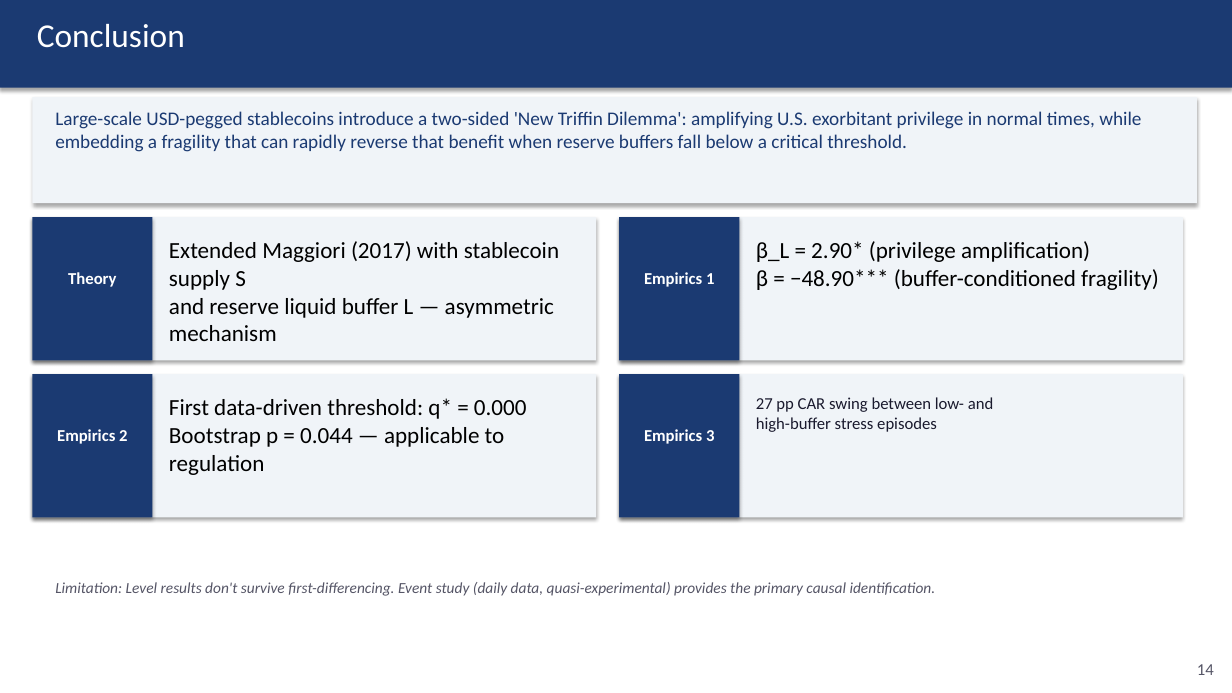
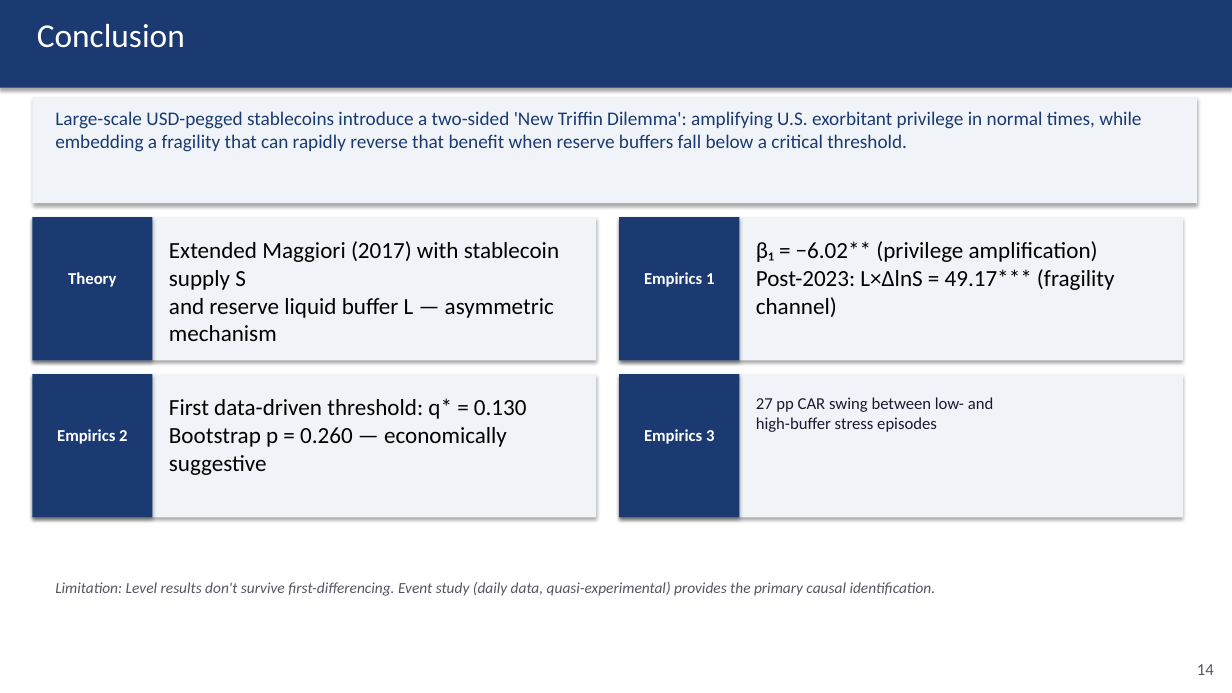
Before and after one commit to kimmireu0921/Stablecoins-and-the-Exorbitant-Privilege, a slide deck: slide 14 of 0512_Stablecoins_Presentation.pptx. Drawn at 1232x693 pixels with LibreOffice and Linux fonts; fonts in the diff are those of the drawing. Boxes give left, top, right and bottom in pixels: in the first picture for what was removed or moved away, otherwise in the second. Text is boxed around its words. In the diff, an @@ line names an element or a change of style, - is before the commit and + after.

```diff
--- a/0512_Stablecoins_Presentation.pptx
+++ b/0512_Stablecoins_Presentation.pptx
@@ text at <box>756,241,1115,317</box>: text changed @@
-β_L = 2.90* (privilege amplification)
-β = −48.90*** (buffer-conditioned fragility)
+β₁ = −6.02** (privilege amplification)
+Post-2023: L×ΔlnS = 49.17*** (fragility channel)
@@ text at <box>169,398,527,475</box>: text changed @@
-First data-driven threshold: q* = 0.000
-Bootstrap p = 0.044 — applicable to regulation
+First data-driven threshold: q* = 0.130
+Bootstrap p = 0.260 — economically suggestive
```
Also in this commit, not shown: 6 other slides changed, 9 other files.
